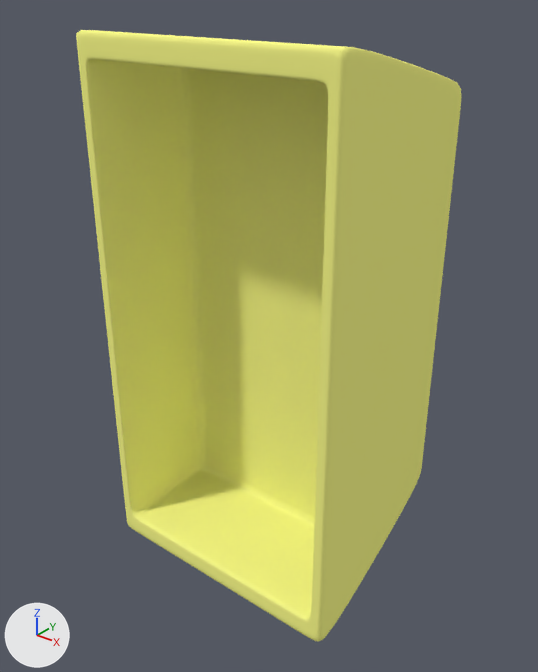
The Blender file graphics-src/grid-border.blend as it was, and as the next commit left it.
Camera for both pictures: a camera (50 mm lens) standing at (6.74, -5.48, 2.81) and looking at (0.96, 1.73, -1.67). Every picture has the same lights, and +X, +Y and +Z are marked at lower left.

Before the edit, the objects in view are built like this:
```python
me_cube = bpy.data.meshes.new('Cube')
me_cube.from_pydata(...)  # 80 vertices, 69 faces; spans x -1.0..0.0, y -1.0..1.0, z -1.0..1.0
me_cube.polygons.foreach_set('use_smooth', [True] * 69)
me_cube.materials.append(mat_material)  # yellow #feff8d
ob_cube = bpy.data.objects.new('Cube', me_cube)
ob_cube.location = (1.06, 1.99, -1.38)
ob_cube.scale = (1.91, 1.65, 3.68)
_m = ob_cube.modifiers.new('Subsurf', 'SUBSURF')
_m.levels = 5
_m.render_levels = 6
_m = ob_cube.modifiers.new('Mirror', 'MIRROR')
```
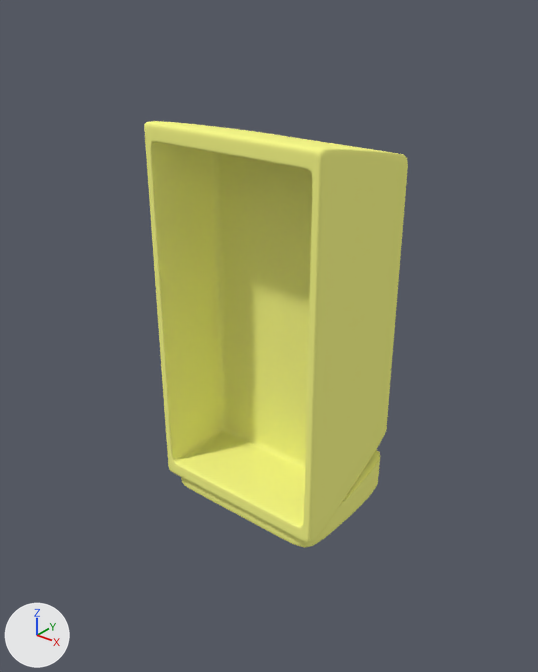
What differs and where, as boxes (x1, y1, x2, y2) in the pictures (538 x 672 px):
```json
{"object": "Cube", "change": "rescaled", "before": [76, 30, 461, 642], "after": [144, 121, 408, 543], "on screen": "31% narrower, 31% shorter"}
{"object": "Cube.001", "change": "added", "after": [181, 450, 380, 548], "on screen": "yellow"}
```

Edits to the scene script, one JSON object a line:
```json
{"op": "add", "block": "me_cube_003", "code": ["me_cube_003 = bpy.data.meshes.new('Cube.003')", "me_cube_003.from_pydata(...)  # 40 vertices, 38 faces; spans x -1.01..1.01, y -1.0..1.0, z 0.9..1.14", "me_cube_003.polygons.foreach_set('use_smooth', [True] * 38)", "me_cube_003.materials.append(mat_material)  # yellow #feff8d"]}
{"op": "set", "path": "ob_cube.scale", "old": "(1.91, 1.65, 3.68)", "new": "(1.36, 1.18, 2.63)"}
{"op": "add", "block": "ob_cube_001", "code": ["ob_cube_001 = bpy.data.objects.new('Cube.001', me_cube_003)", "ob_cube_001.location = (1.06, 1.87, -6.53)", "ob_cube_001.scale = (1.27, 1.0, 2.55)", "_m = ob_cube_001.modifiers.new('Subsurf', 'SUBSURF')", "_m.levels = 6", "_m.render_levels = 5"]}
```
